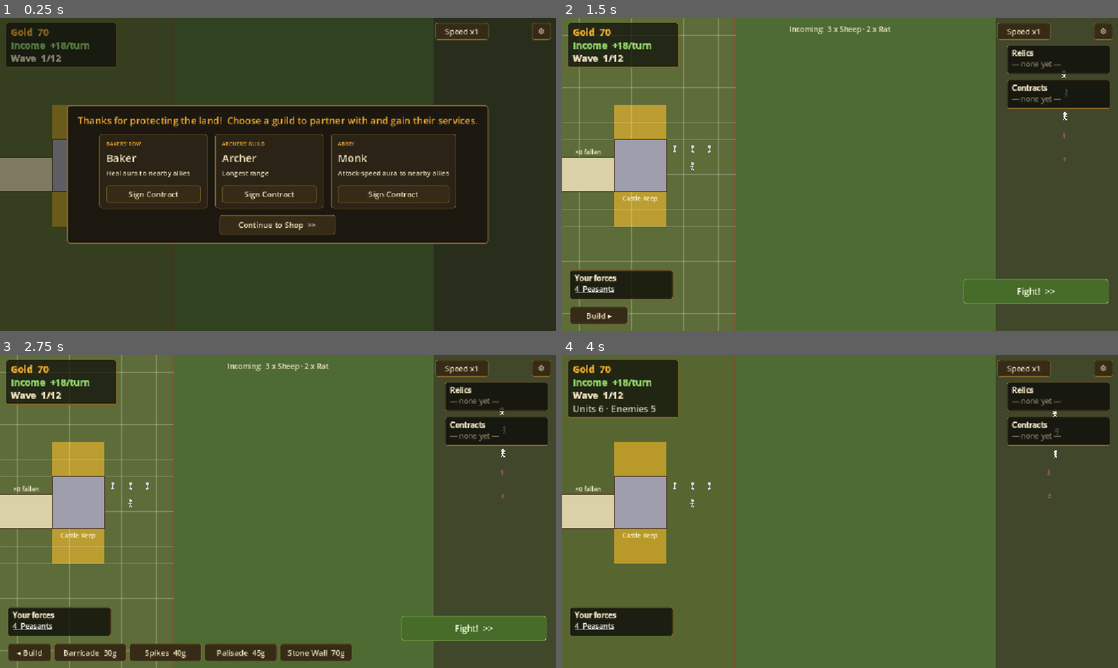
Above: before the commit, frames 1-4 (two rows, left to right).
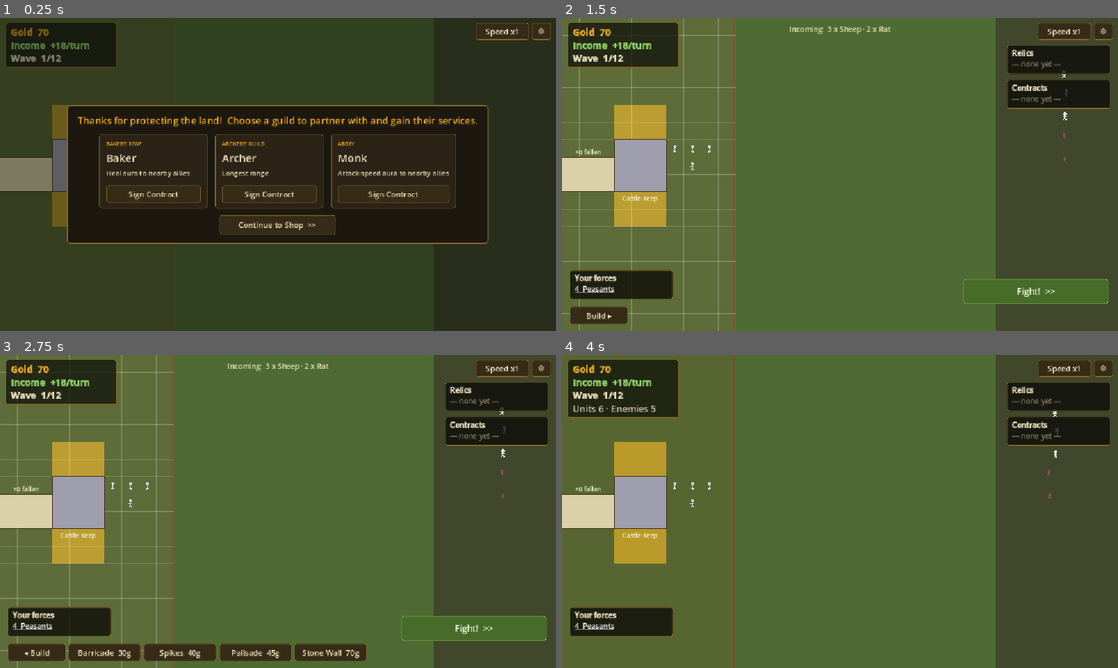
Above: after the commit, the same moments.

Repository: Jazzboy2567/protect-your-plot
Game: Godot game, scene res://Main.tscn
Two runs of this game, one before a commit and one after it. Both use one fixed random seed, a clock stepped at 60 frames per second and the inputs below.
Inputs:
- Up to frame 1 (0.25 s): no input
- Up to frame 2 (1.5 s): click "Continue to Shop >>" at 0.5 s; click "Continue >>" at 1.25 s
- Up to frame 3 (2.75 s): click "Build ▸" at 2 s
- Up to frame 4 (4 s): click "◂ Build" at 2.75 s; click "Fight! >>" at 3.5 s

The runs differ from the first frame. In frame 1, 0.3% of the frame differs, in the area x 78-96%, y 1-8%; in frame 2, 0.7%; in frame 3, 1.9%, in the area x 3-96%, y 1-98%; in frame 4, 0.7%.

Commit message:
Fix peasants not fighting back; shop/HUD polish
Critical: your units were committing to their first target for life (a rule
meant only for enemies), so a front peasant would lock onto a far foe, hold its
post, and sit still while a different enemy killed it. Your units now retarget
the nearest threat every frame, so they always fight whoever is attacking them;
enemies keep their commit-until-dead behaviour.

Also:
- Panel/card tooltips no longer get stomped by the per-frame unit-hover, so
  hovering names in Your forces / Relics / Contracts shows stats (contracts show
  the unit that guild sells).
- Relic cards: box shows name / who it affects / effect; gold cost sits below
  the box (outside it); no dead space.
- Relic costs halved; peasants now cost 5g to hire (recruit button shows it).
- Speed button moved next to the gear; Build ▸ and ◂ Build are the same size.
- View plot now shows the forces/relics/contracts panels and lets you hover
  units for stats while the shop is hidden.

Diff:
--- a/scripts/GameData.gd
+++ b/scripts/GameData.gd
@@ -55,20 +55,20 @@
 
 # Run-wide passive upgrades (buy once, from the shop every 4th battle).
 const RELIC_DEFS := {
-	"sharp_tools":      {"name": "Sharpened Tools", "cost": 60, "effect": "+25% damage"},
-	"village_bell":     {"name": "Village Bell", "cost": 60, "effect": "+20% attack speed"},
-	"blacksmith_forge": {"name": "Blacksmith's Forge", "cost": 55, "effect": "+3 armor"},
-	"full_granary":     {"name": "Full Granary", "cost": 50, "effect": "+2 free peasants each battle"},
-	"fortifier":        {"name": "Fortifier", "cost": 45, "effect": "Walls +80% HP"},
-	"longbows":         {"name": "Longbows", "cost": 45, "effect": "Archer range +40, damage +3"},
-	"shields":          {"name": "Shields", "cost": 40, "effect": "Peasant armor +2"},
-	"sharpened_axes":   {"name": "Sharpened Axes", "cost": 40, "effect": "Woodcutter damage +8"},
-	"keen_edge":        {"name": "Keen Edge", "cost": 55, "effect": "+15% crit chance"},
-	"warhorn":          {"name": "War Horn", "cost": 50, "effect": "+15% attack speed"},
-	"swift_boots":      {"name": "Swift Boots", "cost": 40, "effect": "+20% move speed"},
-	"iron_rations":     {"name": "Iron Rations", "cost": 50, "effect": "+25% max HP"},
-	"hawk_eye":         {"name": "Hawk Eye", "cost": 45, "effect": "Ranged range +30"},
-	"berserkers_brew":  {"name": "Berserker's Brew", "cost": 55, "effect": "+40% damage, -15% HP"},
+	"sharp_tools":      {"name": "Sharpened Tools", "cost": 30, "effect": "+25% damage"},
+	"village_bell":     {"name": "Village Bell", "cost": 30, "effect": "+20% attack speed"},
+	"blacksmith_forge": {"name": "Blacksmith's Forge", "cost": 28, "effect": "+3 armor"},
+	"full_granary":     {"name": "Full Granary", "cost": 25, "effect": "+2 free peasants each battle"},
+	"fortifier":        {"name": "Fortifier", "cost": 22, "effect": "Walls +80% HP"},
+	"longbows":         {"name": "Longbows", "cost": 22, "effect": "Archer range +40, damage +3"},
+	"shields":          {"name": "Shields", "cost": 20, "effect": "Peasant armor +2"},
+	"sharpened_axes":   {"name": "Sharpened Axes", "cost": 20, "effect": "Woodcutter damage +8"},
+	"keen_edge":        {"name": "Keen Edge", "cost": 28, "effect": "+15% crit chance"},
+	"warhorn":          {"name": "War Horn", "cost": 25, "effect": "+15% attack speed"},
+	"swift_boots":      {"name": "Swift Boots", "cost": 20, "effect": "+20% move speed"},
+	"iron_rations":     {"name": "Iron Rations", "cost": 25, "effect": "+25% max HP"},
+	"hawk_eye":         {"name": "Hawk Eye", "cost": 22, "effect": "Ranged range +30"},
+	"berserkers_brew":  {"name": "Berserker's Brew", "cost": 28, "effect": "+40% damage, -15% HP"},
 }
 # Who each relic buffs (shown as a category tag on the item).
 const RELIC_SCOPE := {
--- a/scripts/Main.gd
+++ b/scripts/Main.gd
@@ -72,6 +72,7 @@
 var _shop_backdrop: ColorRect
 var _shop_content: Control
 var _toolbar_open: bool = false    # wall build toolbar expanded (Build ▸)
+var _ui_hover_active: bool = false # a UI element (panel/card) owns the tooltip right now
 var _speed_i: int = 0
 const SPEEDS := [1.0, 2.0, 3.0]
 
@@ -130,7 +131,7 @@
 	# Persistent top-right controls (survive panel rebuilds).
 	ctrl_speed = Button.new()
 	ctrl_speed.text = "Speed x1"
-	ctrl_speed.position = Vector2(ARENA.x - 250, 10)
+	ctrl_speed.position = Vector2(ARENA.x - 166, 10)
 	ctrl_speed.size = Vector2(110, 30)
 	ctrl_speed.pressed.connect(_cycle_speed)
 	_style_button(ctrl_speed)
@@ -1362,8 +1363,9 @@
 	v.add_child(btn)
 	return pc
 
-# Slay-the-Spire-style relic: name + effect on the card, cost below it, click to
-# buy (no Buy button). Hover shows the full description.
+# Slay-the-Spire-style relic: the box shows name / who it affects / effect, and
+# the gold cost sits BELOW the box (outside it). Click the box to buy; hover it
+# for the full description (room for an icon later).
 func _relic_card(id: String) -> Control:
 	var d: Dictionary = GameData.RELIC_DEFS[id]
 	var cost: int = int(d["cost"])
@@ -1371,14 +1373,18 @@
 	var scope_name: String = str(GameData.RELIC_SCOPE.get(id, "Everyone"))
 	var affordable: bool = gold >= cost
 
+	var outer := VBoxContainer.new()
+	outer.add_theme_constant_override("separation", 6)
+	if not affordable:
+		outer.modulate = Color(1, 1, 1, 0.55)
+
 	var pc := PanelContainer.new()
 	pc.add_theme_stylebox_override("panel", _card_style())
-	pc.custom_minimum_size = Vector2(210, 150)   # fixed height so all cards align
+	pc.custom_minimum_size = Vector2(210, 118)
 	pc.mouse_filter = Control.MOUSE_FILTER_STOP
-	if not affordable:
-		pc.modulate = Color(1, 1, 1, 0.5)
+	outer.add_child(pc)
 	var v := VBoxContainer.new()
-	v.add_theme_constant_override("separation", 5)
+	v.add_theme_constant_override("separation", 6)
 	v.mouse_filter = Control.MOUSE_FILTER_IGNORE
 	pc.add_child(v)
 
@@ -1392,37 +1398,40 @@
 	nm.mouse_filter = Control.MOUSE_FILTER_IGNORE
 	v.add_child(nm)
 
+	var af := Label.new()
+	af.text = scope_name.to_upper()
+	af.add_theme_color_override("font_color", COL_GOLD)
+	af.add_theme_font_size_override("font_size", 11)
+	af.horizontal_alignment = HORIZONTAL_ALIGNMENT_CENTER
+	af.mouse_filter = Control.MOUSE_FILTER_IGNORE
+	v.add_child(af)
+
 	var el := Label.new()
 	el.text = eff
 	el.add_theme_color_override("font_color", COL_SOFT)
-	el.add_theme_font_size_override("font_size", 12)
+	el.add_theme_font_size_override("font_size", 13)
 	el.horizontal_alignment = HORIZONTAL_ALIGNMENT_CENTER
 	el.autowrap_mode = TextServer.AUTOWRAP_WORD_SMART
 	el.custom_minimum_size = Vector2(186, 0)
 	el.mouse_filter = Control.MOUSE_FILTER_IGNORE
 	v.add_child(el)
 
-	var spacer := Control.new()
-	spacer.size_flags_vertical = Control.SIZE_EXPAND_FILL
-	spacer.mouse_filter = Control.MOUSE_FILTER_IGNORE
-	v.add_child(spacer)
-
-	# Cost sits below the relic, on its own — no "Buy" label.
+	# Cost OUTSIDE the box, in gold.
 	var cl := Label.new()
 	cl.text = "%d gold" % cost
 	cl.add_theme_color_override("font_color", COL_GOLD if affordable else COL_SOFT)
 	cl.add_theme_font_size_override("font_size", 17)
 	cl.horizontal_alignment = HORIZONTAL_ALIGNMENT_CENTER
 	cl.mouse_filter = Control.MOUSE_FILTER_IGNORE
-	v.add_child(cl)
-
-	var tip := "%s\n%s\nAffects: %s" % [d["name"], eff, scope_name]
-	pc.mouse_entered.connect(func(): _show_hover(tip, pc.global_position + Vector2(0, -96)))
+	outer.add_child(cl)
+
+	var tip := "%s\nAffects: %s\n%s" % [d["name"], scope_name, eff]
+	pc.mouse_entered.connect(func(): _show_hover(tip, pc.global_position + Vector2(0, -84)))
 	pc.mouse_exited.connect(_hide_hover)
 	pc.gui_input.connect(func(e):
 		if e is InputEventMouseButton and e.pressed and e.button_index == MOUSE_BUTTON_LEFT and affordable:
 			_buy_relic(id))
-	return pc
+	return outer
 
 # The Guild page: a centered modal — sign one free contract to unlock a specialist.
 func _build_guild_ui() -> void:
@@ -1545,11 +1554,12 @@
 	pal.add_theme_constant_override("separation", 10)
 	pal.size_flags_horizontal = Control.SIZE_SHRINK_CENTER
 	outer.add_child(pal)
-	var pb := _menu_button("Peasant · free", func(): _buy("peasant"))
+	var pcost: int = GameData.UNITS["peasant"]["cost"]
+	var pb := _menu_button("Peasant · %dg" % pcost, func(): _buy("peasant"))
 	pb.custom_minimum_size = Vector2(170, 30)
 	pb.mouse_entered.connect(func(): _show_hover(_unit_tooltip("peasant"), pb.global_position + Vector2(0, -116)))
 	pb.mouse_exited.connect(_hide_hover)
-	pb.disabled = recruits_left <= 0
+	pb.disabled = recruits_left <= 0 or gold < pcost
 	pal.add_child(pb)
 	if contracts.is_empty():
 		var hint := Label.new()
@@ -1570,6 +1580,9 @@
 	# View + Continue in the bottom-right stay visible even when the modal is
 	# hidden: View toggles the shop away so you can look over your plot and
 	# relics before spending.
+	# While viewing, surface the same forces/relics/contracts panels as deploy.
+	if _shop_viewing:
+		_build_field_hud()
 	var view_btn := _mk_button("View plot" if not _shop_viewing else "Back to shop", Vector2(ARENA.x - 310, ARENA.y - 56), Vector2(140, 40), _toggle_shop_view)
 	_style_button(view_btn)
 	var cont2 := _mk_button("Continue  >>", Vector2(ARENA.x - 160, ARENA.y - 56), Vector2(150, 40), start_deploy)
@@ -1618,9 +1631,9 @@
 	if not _toolbar_open:
 		_mk_button("Build ▸", Vector2(16, byy), Vector2(120, 36), func(): _toolbar_open = true; _build_deploy_ui())
 	else:
-		_mk_button("◂ Build", Vector2(16, byy), Vector2(90, 36), func(): _toolbar_open = false; _build_deploy_ui())
+		_mk_button("◂ Build", Vector2(16, byy), Vector2(120, 36), func(): _toolbar_open = false; _build_deploy_ui())
 		var names := {"barricade": "Barricade", "spikes": "Spikes", "palisade": "Palisade", "stone_wall": "Stone Wall"}
-		var bx := 112.0
+		var bx := 142.0
 		for id in BUILDING_IDS:
 			var cost: int = GameData.UNITS[id]["cost"]
 			var b := _mk_button("%s  %dg" % [names[id], cost], Vector2(bx, byy), Vector2(150, 36), func(): _start_buy(id))
@@ -1764,6 +1777,8 @@
 	top_label.text = s
 
 func _update_hover() -> void:
+	if _ui_hover_active:
+		return   # a panel/card tooltip is showing — don't fight it
 	var mp := get_global_mouse_position()
 	var found = null
 	for u in peasants:
@@ -1808,11 +1823,14 @@
 	if id in PEASANT_IDS:
 		if recruits_left <= 0:
 			info_text = "No recruit slots left this cycle."
+		elif gold < cost:
+			info_text = "Not enough gold for %s." % uname
 		else:
+			gold -= cost
 			recruits_left -= 1
 			recruited_this_cycle.append(id)
 			army.append(id)
-			info_text = "%s joins your service (free)." % uname
+			info_text = "%s joins your service." % uname
 	elif id in SPECIALIST_IDS:
 		if not (id in contracts):
 			info_text = "Sign the %s guild's contract first." % uname
@@ -1866,11 +1884,12 @@
 func _process(_delta: float) -> void:
 	if phase == Phase.BATTLE:
 		_update_top()
-	if phase == Phase.DEPLOY or phase == Phase.BATTLE:
+	if phase == Phase.DEPLOY or phase == Phase.BATTLE or _shop_viewing:
 		_update_hover()
 		queue_redraw()   # keep the grid + building labels live
 
 func _show_hover(text: String, at: Vector2 = Vector2(-9999, -9999)) -> void:
+	_ui_hover_active = true   # keep the per-frame unit-hover from stealing this
 	hover_label.text = text
 	var anchor: Vector2 = (get_global_mouse_position() + Vector2(14, 12)) if at.x < -9000.0 else at
 	_position_hover(anchor)
@@ -1891,6 +1910,7 @@
 	hover_label.visible = true
 
 func _hide_hover() -> void:
+	_ui_hover_active = false
 	if hover_label:
 		hover_label.visible = false
 
@@ -1929,7 +1949,7 @@
 	# Only the keep and church carry a permanent label — the church above it and
 	# the keep below, so their names never collide. Walls stay unlabelled (hover
 	# shows their name and health instead).
-	if phase == Phase.DEPLOY or phase == Phase.BATTLE:
+	if phase == Phase.DEPLOY or phase == Phase.BATTLE or _shop_viewing:
 		var font := ThemeDB.fallback_font
 		if font != null:
 			var col := Color(0.97, 0.94, 0.8)
--- a/scripts/Unit.gd
+++ b/scripts/Unit.gd
@@ -141,22 +141,23 @@
 			return
 
 	# --- Acquire / re-acquire a target ---
-	if team == 0 and heals:
-		# Herbalist: mend the most-hurt ally in range; if nobody needs it, poke the nearest foe.
-		var ht = main.get_heal_target(self)
-		target = ht if ht != null else main.get_nearest_enemy(self)
-	elif target == null or not is_instance_valid(target) or target.hp <= 0.0 or (team == 0 and target.team == team):
-		# Commit to a target until it dies; only re-pick when it's gone.
+	if team == 0:
+		# Your units always fight the nearest threat — including whoever is
+		# currently attacking them — so they never sit still and get chewed up.
+		if heals:
+			var ht = main.get_heal_target(self)
+			target = ht if ht != null else main.get_nearest_enemy(self)
+		else:
+			target = main.get_nearest_enemy(self)
+	elif target == null or not is_instance_valid(target) or target.hp <= 0.0:
+		# Enemies commit to a target until it dies, then re-pick.
 		target = null
-		if team == 0:
+		if behavior == "diver":
+			target = main.get_backline_peasant()
+		elif targets == "structures":
+			target = main.get_nearest_structure(self)
+		if target == null:
 			target = main.get_nearest_enemy(self)
-		else:
-			if behavior == "diver":
-				target = main.get_backline_peasant()
-			elif targets == "structures":
-				target = main.get_nearest_structure(self)
-			if target == null:
-				target = main.get_nearest_enemy(self)
 
 	# A wall directly ahead must be broken through first (structure-hunters skip this).
 	if team == 1 and targets != "structures":
